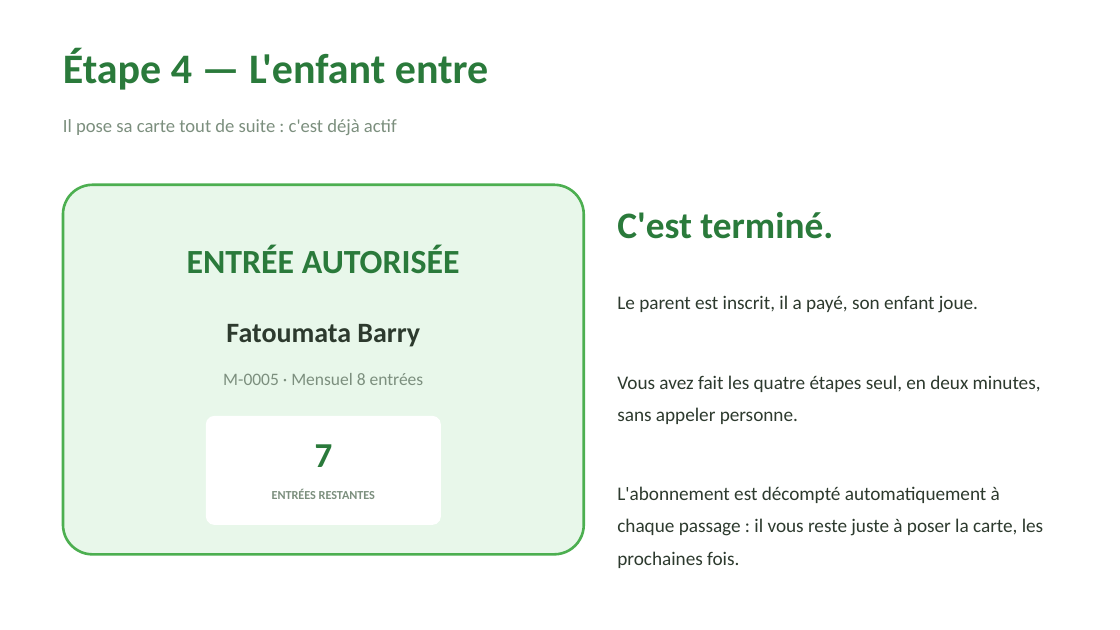
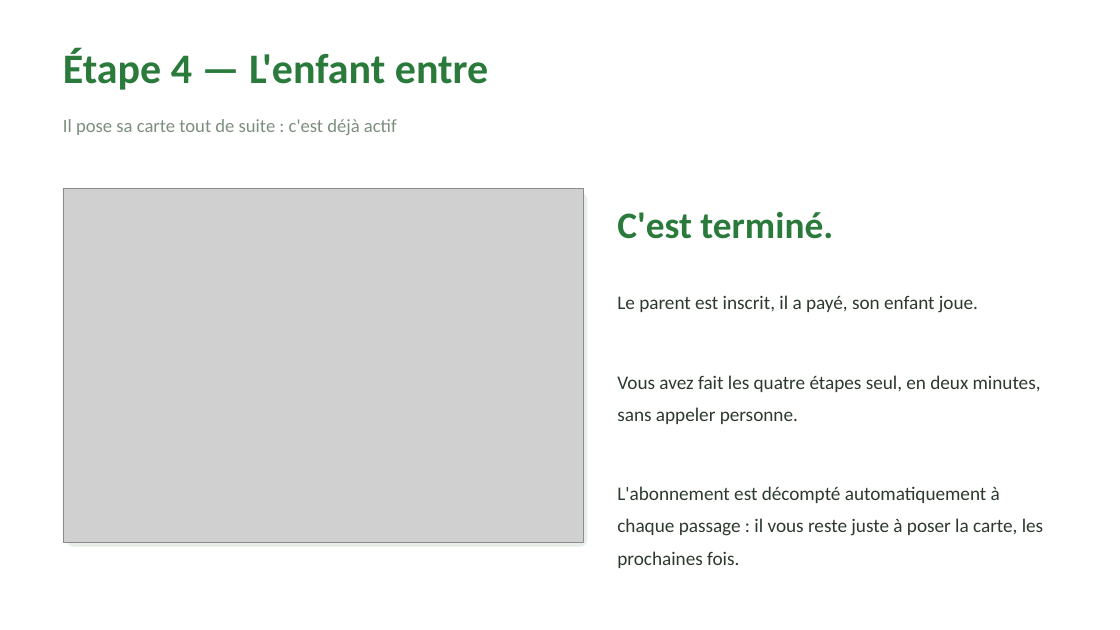
Before and after one commit to dmacky410-spec/didikidsparc-abonnement, a slide deck: slide 13 of formation/Didikids_Parc_Guide_Agent.pptx. Drawn at 1120x630 pixels with LibreOffice and Linux fonts; fonts in the diff are those of the drawing; grey boxes stand for pictures. Boxes give left, top, right and bottom in pixels: in the first picture for what was removed or moved away, otherwise in the second. Text is boxed around its words. In the diff, an @@ line names an element or a change of style, - is before the commit and + after.

```diff
--- a/formation/Didikids_Parc_Guide_Agent.pptx
+++ b/formation/Didikids_Parc_Guide_Agent.pptx
@@ picture added at [63,188,584,543] @@
@@ rounded rectangle: place and size @@
-rounded rectangle at [63,185,584,555]
+rounded rectangle at [66,192,587,547]
@@ rounded rectangle at [66,192,587,547]: fill #E8F7EA to #E6EEE7; outline #4CAF50 2.25 pt to none; proportions changed @@
@@ text removed at [187,245,460,274] @@
-ENTRÉE AUTORISÉE
@@ text removed at [226,324,420,347] @@
-Fatoumata Barry
@@ text removed at [223,373,424,385] @@
-M-0005 · Mensuel 8 entrées
@@ rounded rectangle removed at [206,416,441,525] @@
@@ text removed at [315,444,333,467] @@
-7
@@ text removed at [272,489,375,499] @@
-ENTRÉES RESTANTES
```
Also in this commit, not shown: 9 other slides changed, 17 other files.
